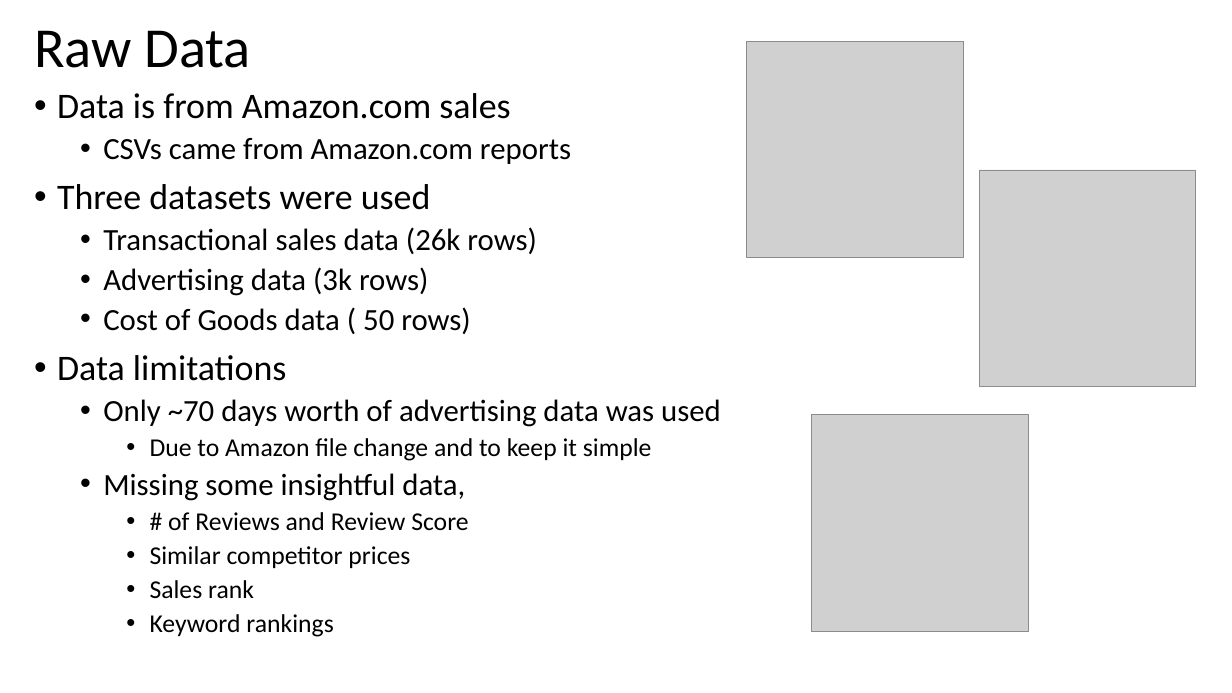
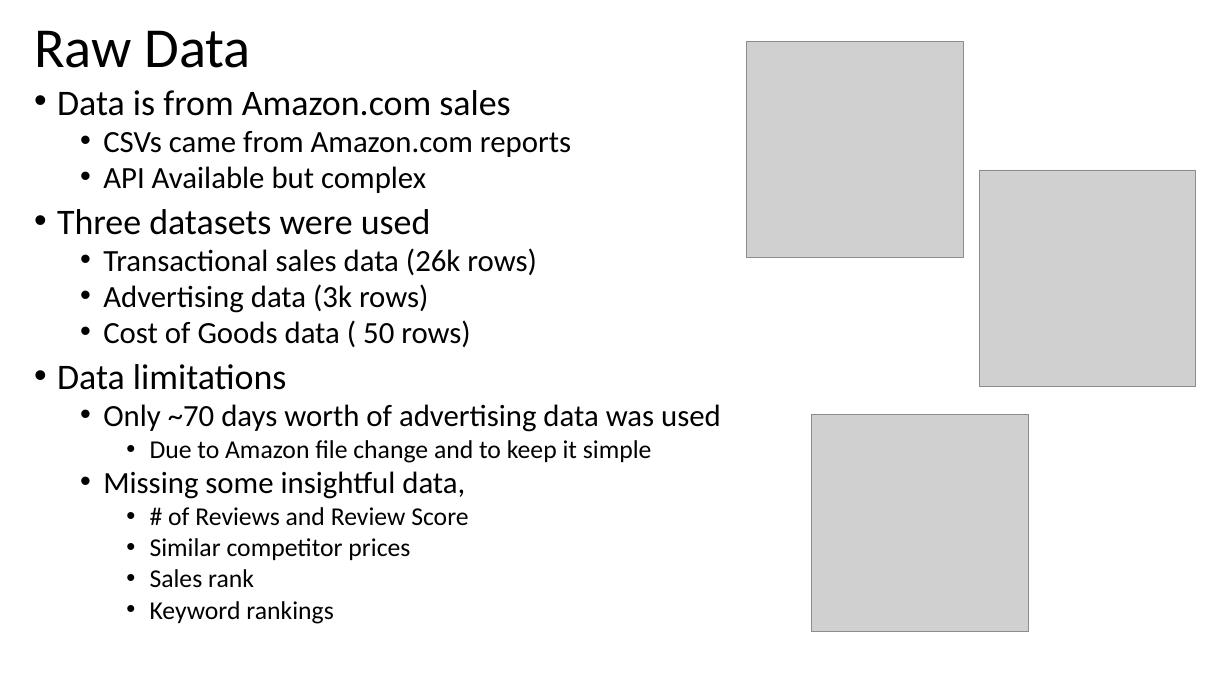
Before and after one commit to warnerm06/Amazon-Sales-Analysis, a slide deck: slide 4 of Amazon Sales Analysis.pptx. Drawn at 1232x693 pixels with LibreOffice and Linux fonts; fonts in the diff are those of the drawing; grey boxes stand for pictures. Boxes give left, top, right and bottom in pixels: in the first picture for what was removed or moved away, otherwise in the second. Text is boxed around its words. In the diff, an @@ line names an element or a change of style, - is before the commit and + after.

```diff
--- a/Amazon Sales Analysis.pptx
+++ b/Amazon Sales Analysis.pptx
@@ text at [57,90,721,624]: line spacing 0.9 to 0.8 @@
@@ text at [103,166,426,193]: paragraph added @@
+  • API Available but complex
```
Also in this commit, not shown: 1 other slide changed, 1 slide added, 1 other file.
